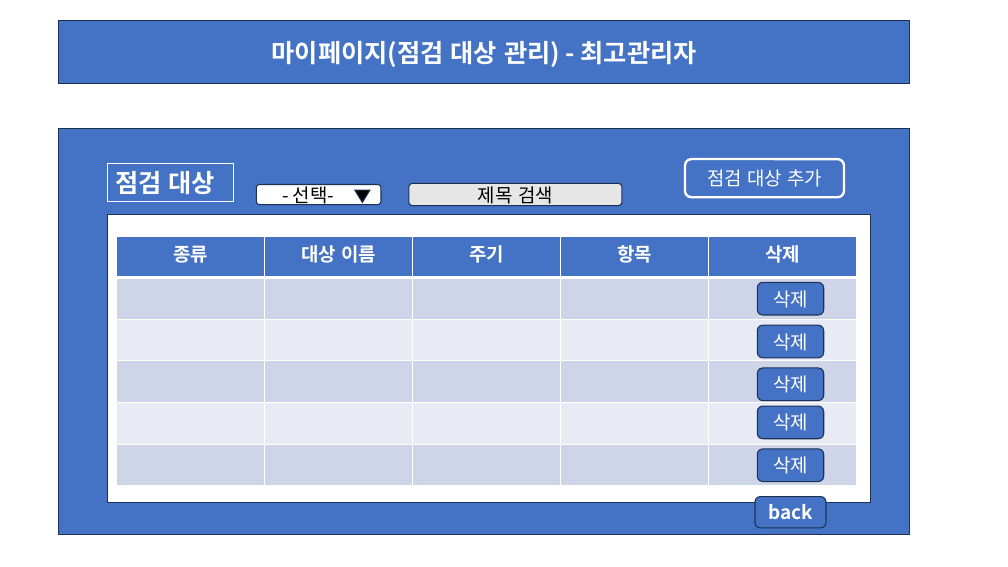
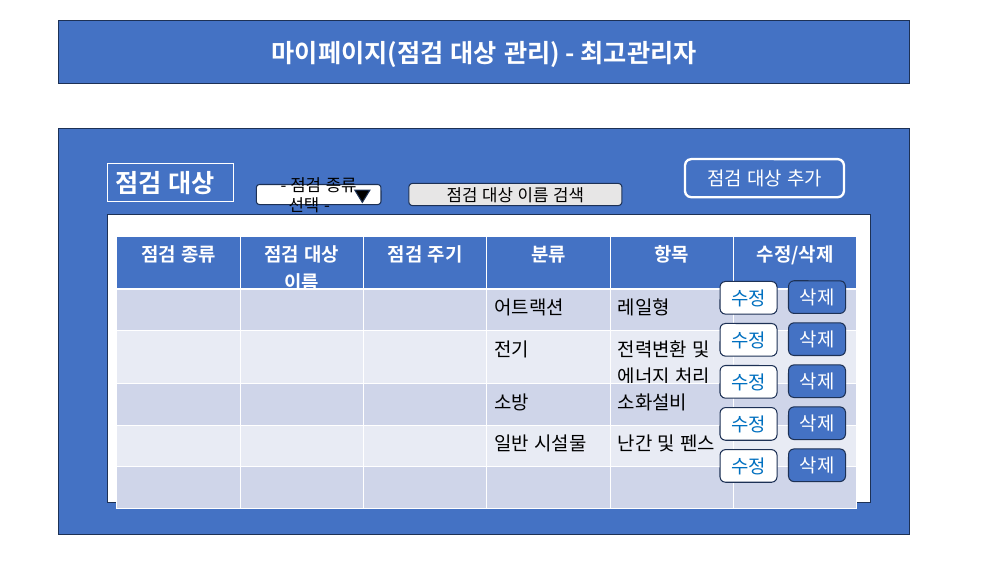
Before and after one commit to wari-wari/MainProject_1, a slide deck: slide 15 of 메인프로젝트 화면 레이아웃 초안.pptx. Drawn at 1008x567 pixels with LibreOffice and Linux fonts; fonts in the diff are those of the drawing. Boxes give left, top, right and bottom in pixels: in the first picture for what was removed or moved away, otherwise in the second. Text is boxed around its words. In the diff, an @@ line names an element or a change of style, - is before the commit and + after.

```diff
--- a/메인프로젝트 화면 레이아웃 초안.pptx
+++ b/메인프로젝트 화면 레이아웃 초안.pptx
@@ text in rounded rectangle at (x1=289, y1=177, x2=357, y2=216): text changed; size 18 to 16 pt @@
-- 선택-
+- 점검 종류 선택 -
@@ text in rounded rectangle at (x1=447, y1=187, x2=584, y2=206): text changed; size 18 to 16 pt @@
-제목 검색
+점검 대상 이름 검색
@@ table at (x1=117, y1=236, x2=857, y2=508) @@
-column 1: 종류 |  |  |  |  | 
-column 2: 대상 이름 |  |  |  |  | 
-column 3: 주기 |  |  |  |  | 
-column 4: 항목 |  |  |  |  | 
-column 5: 삭제 |  |  |  |  | 
+column 1: 점검 종류 |  |  |  |  | 
+column 2: 점검 대상 이름 |  |  |  |  | 
+column 3: 점검 주기 |  |  |  |  | 
+column 4: 분류 | 어트랙션 | 전기 | 소방 | 일반 시설물 | 
+column 5: 항목 | 레일형 | 전력변환 및 에너지 처리 | 소화설비 | 난간 및 펜스 | 
+column 6: 수정/삭제 |  |  |  |  | 
@@ rounded rectangle added at (x1=720, y1=281, x2=777, y2=314), fill #FFFFFF, outline #1E3256 1 pt, 18 pt, text #0070C0 @@
+수정
@@ rounded rectangle "삭제" resized from (x1=758, y1=282, x2=824, y2=315) to (x1=789, y1=281, x2=845, y2=313) @@
@@ rounded rectangle added at (x1=720, y1=324, x2=777, y2=356), fill #FFFFFF, outline #1E3256 1 pt, 18 pt, text #0070C0 @@
+수정
@@ rounded rectangle "삭제" resized from (x1=758, y1=325, x2=824, y2=358) to (x1=789, y1=323, x2=845, y2=355) @@
@@ rounded rectangle added at (x1=720, y1=366, x2=777, y2=399), fill #FFFFFF, outline #1E3256 1 pt, 18 pt, text #0070C0 @@
+수정
@@ rounded rectangle "삭제" resized from (x1=758, y1=368, x2=824, y2=401) to (x1=789, y1=365, x2=845, y2=398) @@
@@ rounded rectangle added at (x1=720, y1=408, x2=777, y2=440), fill #FFFFFF, outline #1E3256 1 pt, 18 pt, text #0070C0 @@
+수정
@@ rounded rectangle "삭제" resized from (x1=758, y1=406, x2=824, y2=439) to (x1=789, y1=407, x2=845, y2=439) @@
@@ rounded rectangle "삭제" resized from (x1=758, y1=449, x2=824, y2=482) to (x1=789, y1=449, x2=845, y2=482) @@
@@ rounded rectangle added at (x1=720, y1=450, x2=777, y2=482), fill #FFFFFF, outline #1E3256 1 pt, 18 pt, text #0070C0 @@
+수정
@@ rounded rectangle removed at (x1=755, y1=497, x2=827, y2=528) @@
-back
```
Also in this commit, not shown: 23 other slides changed, 1 slide added, 1 other file.
